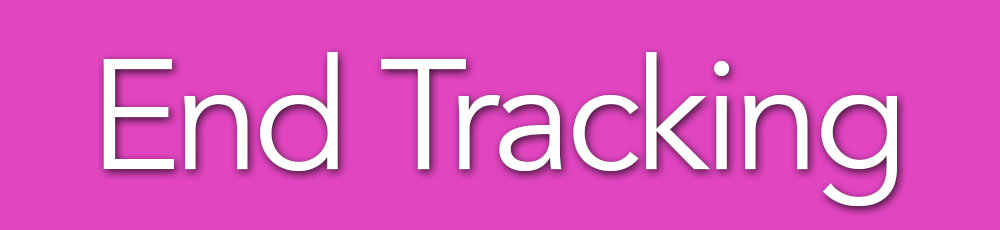
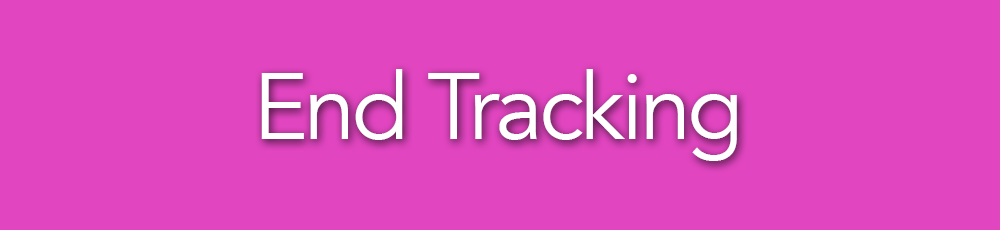
The second 1000px x 230px image is a revision of the first. Changes to its layers:
painted on "End Tracking" over (103, 52, 897, 206)
